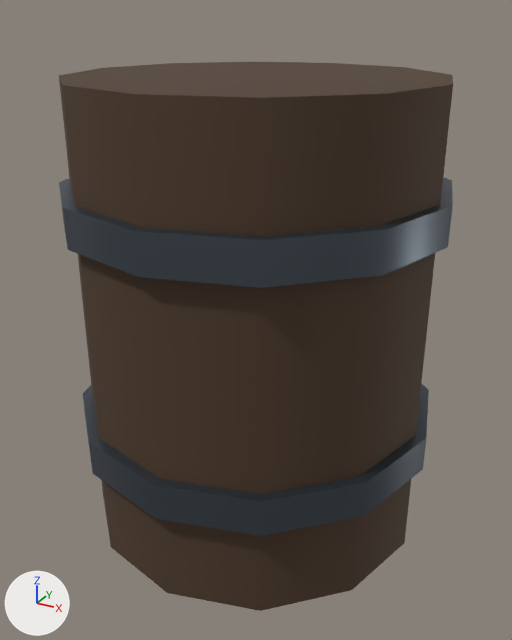
One commit to the glTF model public/assets/eidrath/props/prop_barrel.glb: the scene before it, then after it.
Rendered twice from a 50 mm camera at (0.623, -1.135, 0.985) aimed at (0.009, -0.019, 0.427). Lighting does not change. The marker at lower left points along +X, +Y and +Z. The older version comes first. Vertices at exactly the same position are counted once.

Objects in the first picture: 'PROP_Barrel'.
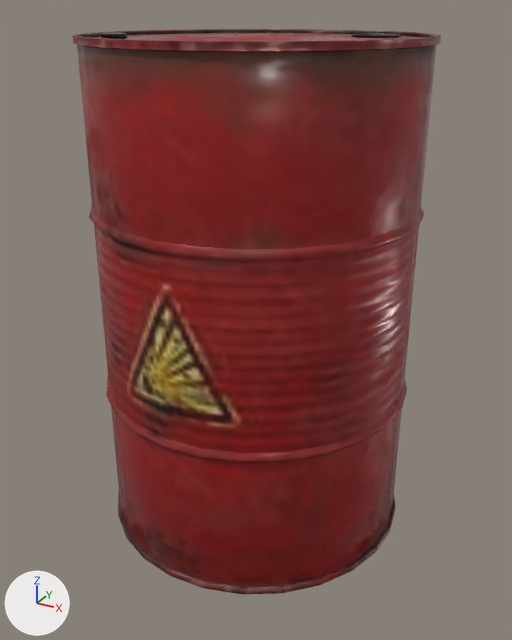
Where the change shows, as pixel boxes [x1, y1, x2, y2] in the pictures (512 x 640 px):
'PROP_Barrel', reshaped, recoloured (6% narrower): before [59, 62, 453, 611]; after [72, 29, 441, 595]
part 1 of me_prop_barrel_mesh, rebuilt: before [59, 62, 453, 611]; after [94, 224, 419, 453]
part 2 of me_prop_barrel_mesh, rebuilt: before [59, 177, 453, 288]; after [89, 206, 424, 262]
part 3 of me_prop_barrel_mesh, added (red): after [72, 29, 441, 249]
part 4 of me_prop_barrel_mesh, cut back: before [83, 383, 429, 536]; after [106, 377, 407, 595]

Edits to the bpy script that builds the scene:
```text
Add img_barrel_01_explosive_arm_1k:
    img_barrel_01_explosive_arm_1k = load_image('Barrel_01_explosive_arm_1k', '_unpacked/Barrel_01_explosive_arm_1k', 256, 256, 'Non-Color')
Add img_barrel_01_explosive_diff_1k:
    img_barrel_01_explosive_diff_1k = load_image('Barrel_01_explosive_diff_1k', '_unpacked/Barrel_01_explosive_diff_1k', 256, 256, 'sRGB')
Add img_barrel_01_explosive_nor_gl_1k:
    img_barrel_01_explosive_nor_gl_1k = load_image('Barrel_01_explosive_nor_gl_1k', '_unpacked/Barrel_01_explosive_nor_gl_1k', 256, 256, 'Non-Color')
Add mat_barrel_01:
    mat_barrel_01 = bpy.data.materials.new('Barrel_01')
    # uses the picture img_barrel_01_explosive_arm_1k
    # uses the picture img_barrel_01_explosive_diff_1k
    # uses the picture img_barrel_01_explosive_nor_gl_1k
Change me_prop_barrel_mesh:
    used by ob_prop_barrel; location = (0.0, 0.0, 0.0)
    remove me_prop_barrel_mesh.from_pydata(...)  # 72 vertices, 132 faces; spans x -0.36..0.36, y -0.36..0.36, z 0.0..0.88
    remove me_prop_barrel_mesh.materials.append(mat_mat_env_weatheredplank)  # brown #4d3928
    remove me_prop_barrel_mesh.materials.append(mat_mat_env_weatherediron)  # greyish blue #5b646d
    add me_prop_barrel_mesh.from_pydata(...)  # 1121 vertices, 1475 faces; spans x -0.304..0.304, y -0.304..0.304, z 0.0..0.95
    me_prop_barrel_mesh part 1: the loose piece of 24 vertices spanning x -0.34..0.34, y -0.34..0.34, z 0.0..0.88 is rebuilt with 52 vertices and now spans x -0.297..0.297, y -0.297..0.297, z 0.305..0.641, in mat_barrel_01
    me_prop_barrel_mesh part 2: the loose piece of 24 vertices spanning x -0.36..0.36, y -0.36..0.36, z 0.625..0.695 is rebuilt with 81 vertices and now spans x -0.304..0.304, y -0.304..0.304, z 0.641..0.662, in mat_barrel_01
    me_prop_barrel_mesh part 3: 650 vertices added at x -0.303..0.303, y -0.303..0.303, z 0.662..0.95
    me_prop_barrel_mesh part 4: 24 vertices removed from x -0.36..0.36, y -0.36..0.36, z 0.185..0.255; 338 vertices added at x -0.304..0.304, y -0.304..0.304, z 0.0..0.305
    add me_prop_barrel_mesh.materials.append(mat_barrel_01)
```
